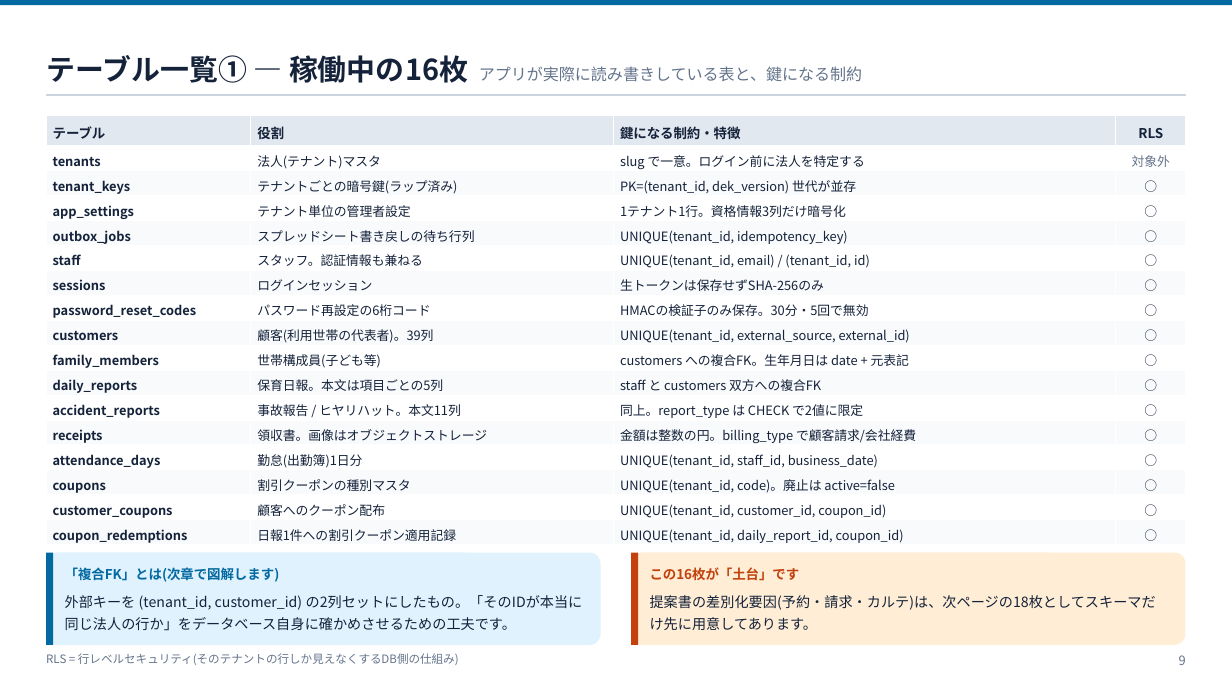
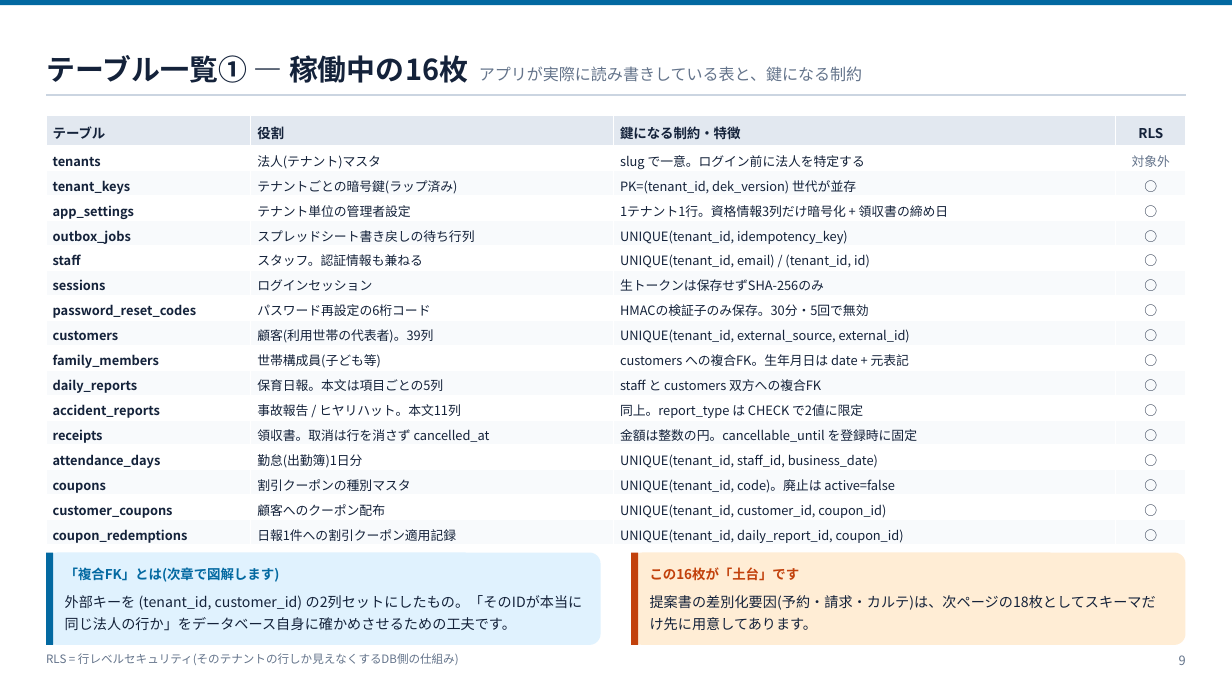
Before and after one commit to ohru131/katahimo-app, a slide deck: slide 9 of doc/12_データベース構造レビュー資料.pptx. Drawn at 1232x693 pixels with LibreOffice and Linux fonts; fonts in the diff are those of the drawing. Boxes give left, top, right and bottom in pixels: in the first picture for what was removed or moved away, otherwise in the second. Text is boxed around its words. In the diff, an @@ line names an element or a change of style, - is before the commit and + after.

```diff
--- a/doc/12_データベース構造レビュー資料.pptx
+++ b/doc/12_データベース構造レビュー資料.pptx
@@ table at [46, 116, 1187, 547] @@
-row 4, column 3: 1テナント1行。資格情報3列だけ暗号化
+row 4, column 3: 1テナント1行。資格情報3列だけ暗号化 + 領収書の締め日
-row 13, column 2: 領収書。画像はオブジェクトストレージ
+row 13, column 2: 領収書。取消は行を消さず cancelled_at
-row 13, column 3: 金額は整数の円。billing_type で顧客請求/会社経費
+row 13, column 3: 金額は整数の円。cancellable_until を登録時に固定
```
Also in this commit, not shown: 6 other slides changed, 4 other files.
